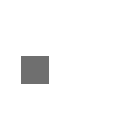
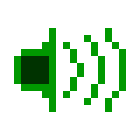
The second 140x140 image is a revision of the first. Changes to its layers:
painted on "Background" over [left=14, top=28, right=126, bottom=112]
